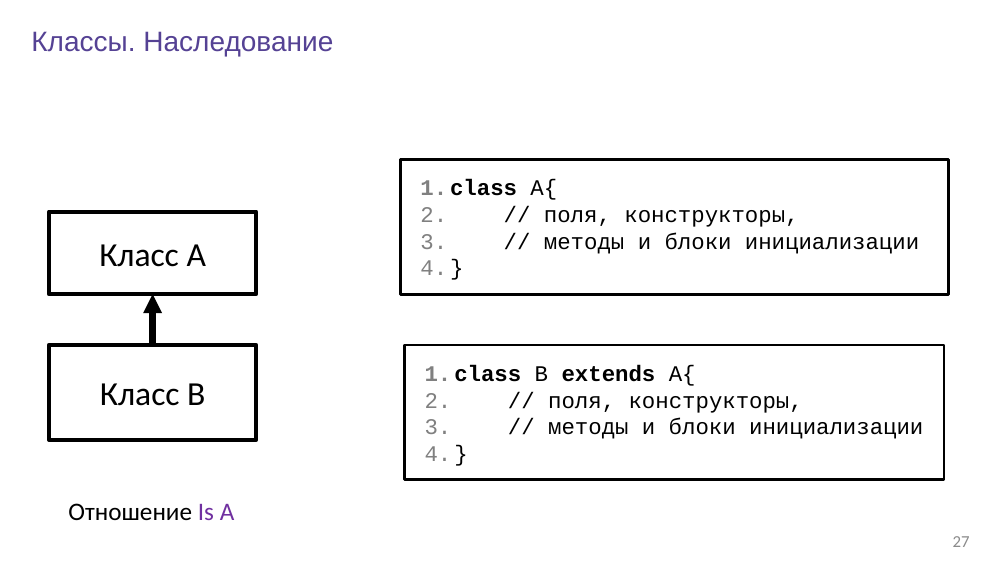
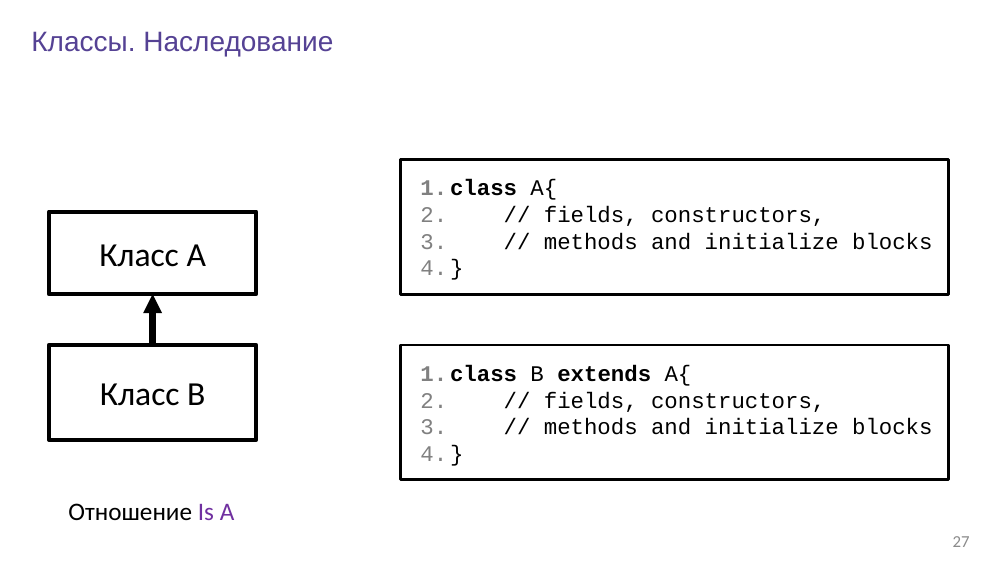
Before and after one commit to rybalkinsd/atom, a slide deck: slide 27 of lecture1/presentation/lecture01.pptx. Drawn at 1008x567 pixels with LibreOffice and Linux fonts; fonts in the diff are those of the drawing; background and template pictures are left out. Boxes give left, top, right and bottom in pixels: in the first picture for what was removed or moved away, otherwise in the second. Text is boxed around its words. In the diff, an @@ line names an element or a change of style, - is before the commit and + after.

```diff
--- a/lecture1/presentation/lecture01.pptx
+++ b/lecture1/presentation/lecture01.pptx
@@ text in rectangle at bbox=[544, 206, 932, 250]: text changed @@
-2. // поля, конструкторы,
-3. // методы и блоки инициализации
+2. // fields, constructors,
+3. // methods and initialize blocks
@@ rectangle "class B extends A{": place and size @@
-rectangle "class B extends A{" at bbox=[404, 345, 943, 480]
+rectangle "class B extends A{" at bbox=[400, 345, 949, 480]
@@ text in rectangle at bbox=[544, 391, 932, 435]: text changed @@
-2. // поля, конструкторы,
-3. // методы и блоки инициализации
+2. // fields, constructors,
+3. // methods and initialize blocks
```
Also in this commit, not shown: 13 other slides changed, 1 other file.
